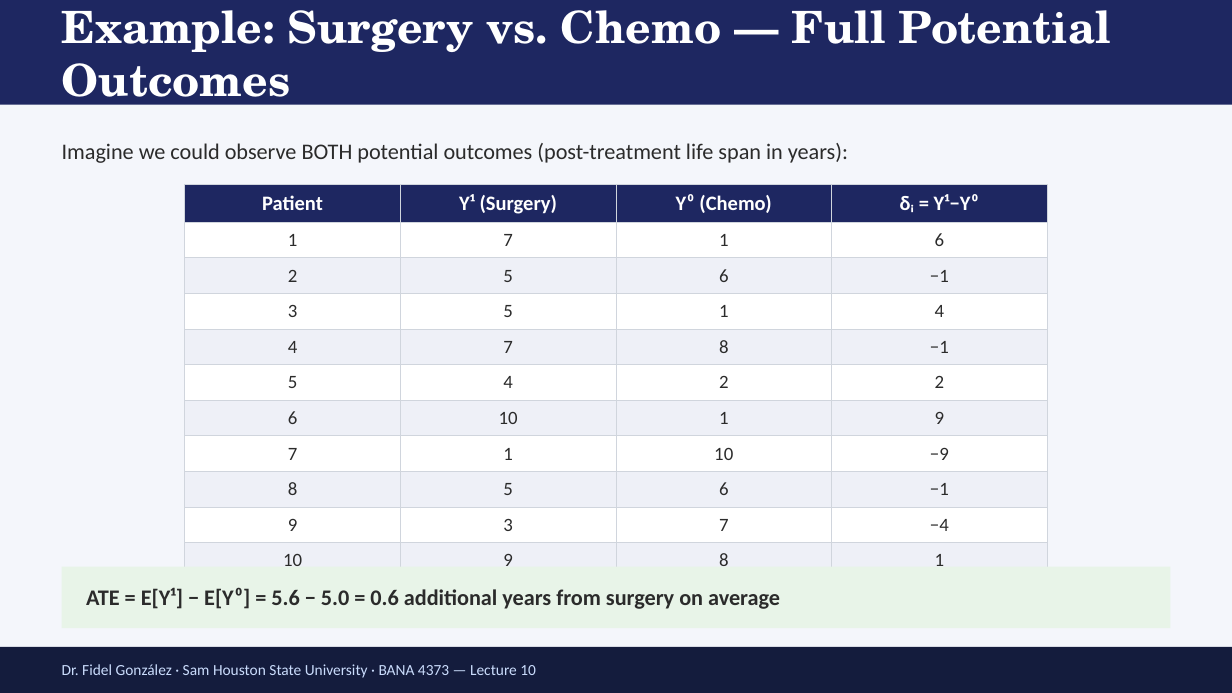
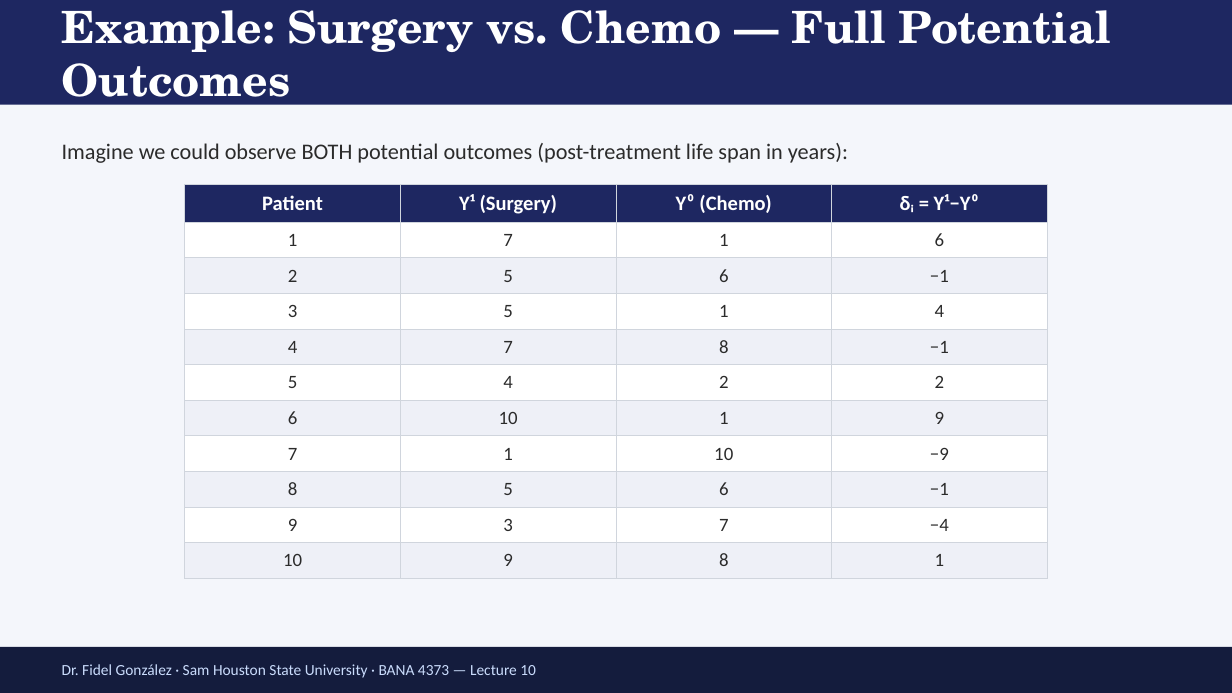
Before and after one commit to FidelGo/BANA4373-sp26, a slide deck: slide 7 of ECON4370 Lecture10 Potential Outcomes.pptx. Drawn at 1232x693 pixels with LibreOffice and Linux fonts; fonts in the diff are those of the drawing. Boxes give left, top, right and bottom in pixels: in the first picture for what was removed or moved away, otherwise in the second. Text is boxed around its words. In the diff, an @@ line names an element or a change of style, - is before the commit and + after.

```diff
--- a/ECON4370 Lecture10 Potential Outcomes.pptx
+++ b/ECON4370 Lecture10 Potential Outcomes.pptx
@@ rectangle removed at (62, 567, 1170, 628) @@
@@ text removed at (86, 587, 780, 609) @@
-ATE = E[Y¹] − E[Y⁰] = 5.6 − 5.0 = 0.6 additional years from surgery on average
```
Also in this commit, not shown: 2 other slides changed, 4 slides added, 17 other files.
